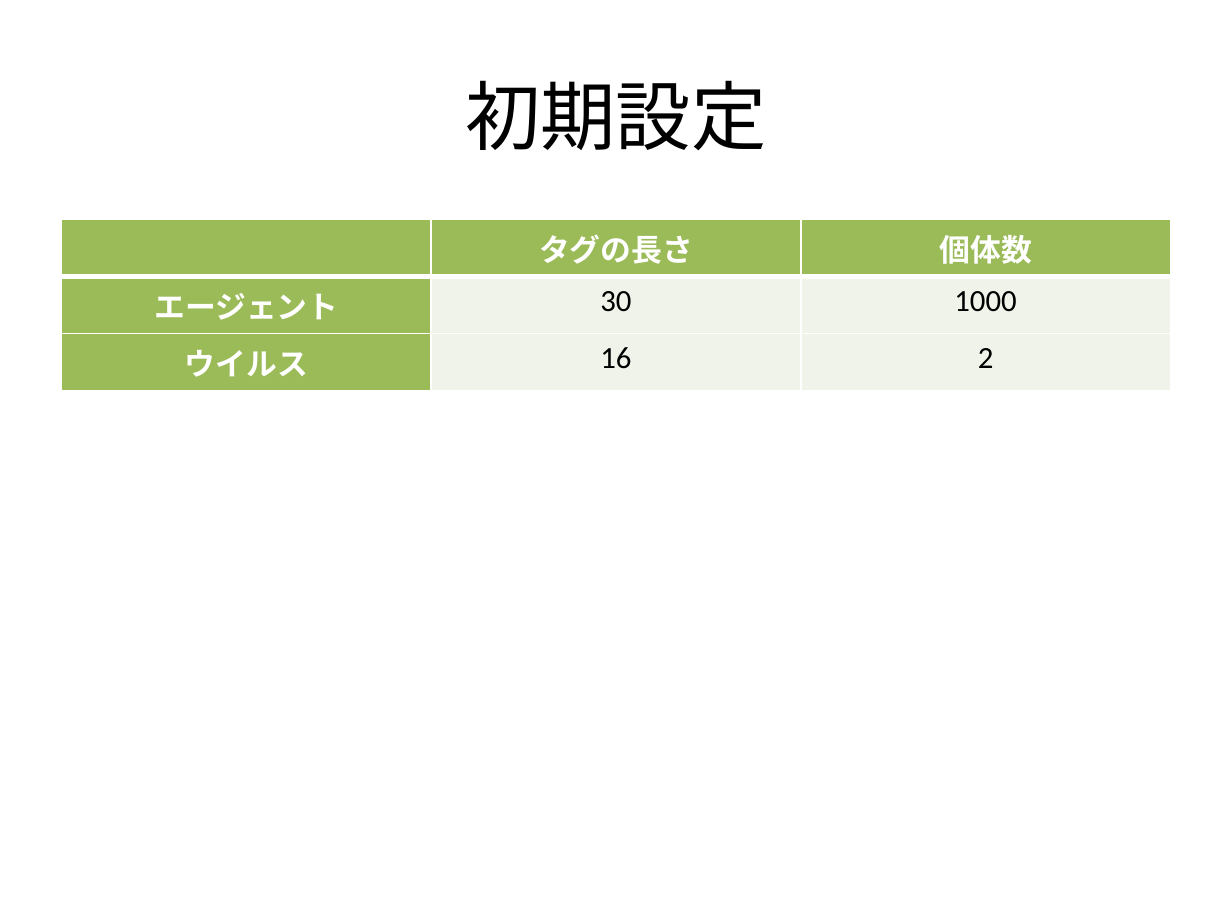
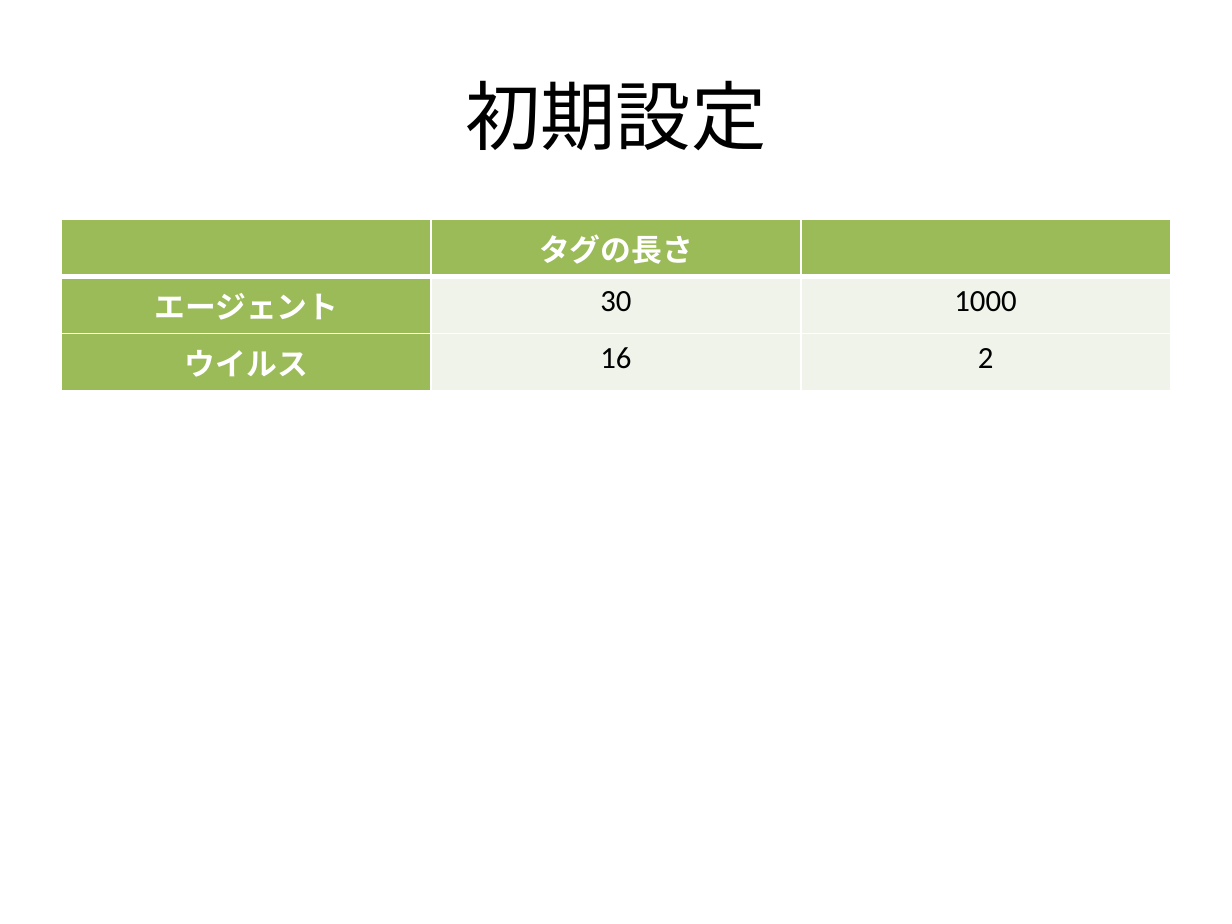
Before and after one commit to nkud/Research-BB, a slide deck: slide 13 of PPT/卒業研究.pptx. Drawn at 1232x924 pixels with LibreOffice and Linux fonts; fonts in the diff are those of the drawing. Boxes give left, top, right and bottom in pixels: in the first picture for what was removed or moved away, otherwise in the second. Text is boxed around its words. In the diff, an @@ line names an element or a change of style, - is before the commit and + after.

```diff
--- a/PPT/卒業研究.pptx
+++ b/PPT/卒業研究.pptx
@@ table at (62,219,1170,381) @@
-row 1, column 3: 個体数
+row 1, column 3: 
```
Also in this commit, not shown: 6 other slides changed.
